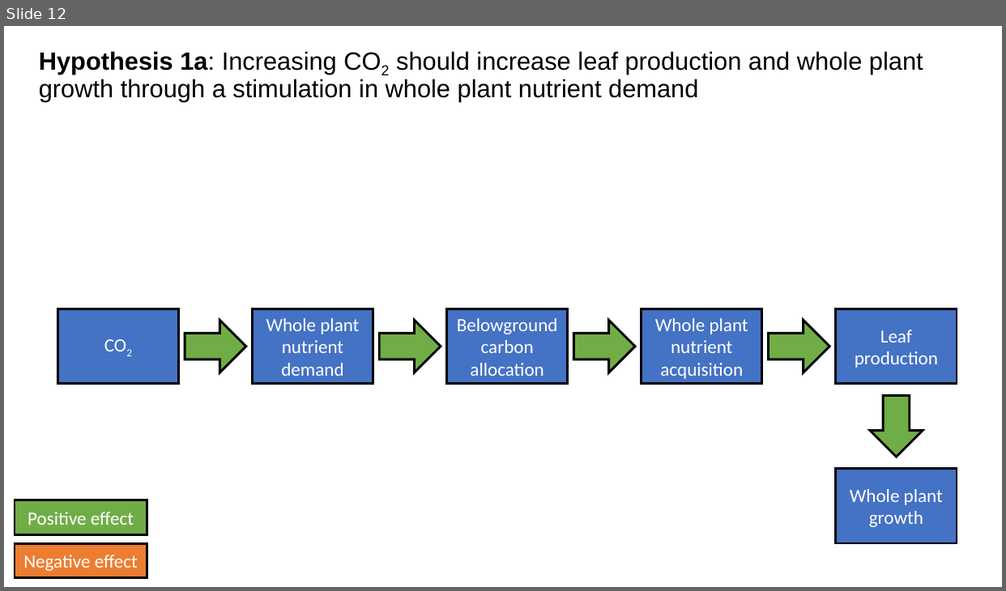
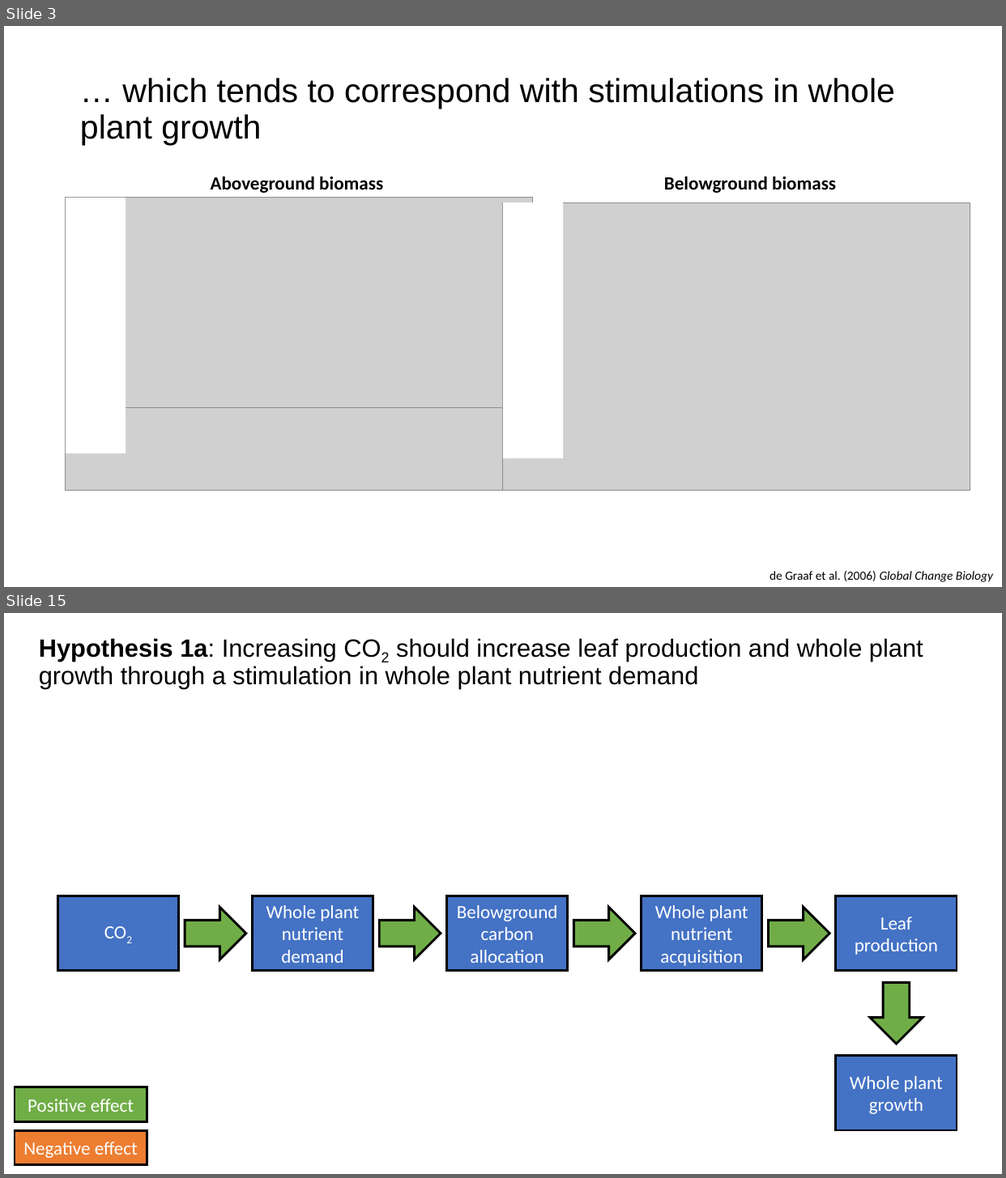
Before and after one commit to eaperkowski/conferences, a slide deck: lemontree_wg/Perkowski_2022_NxCO2.pptx. Shown one above the other, each under a label of ours: slide 12 before the commit, slides 3 and 15 after it; the slides between them are not shown. The pictures are 1006x591 and 1006x1178 pixels, drawn with LibreOffice and Linux fonts; fonts in the diff are those of the drawing; grey boxes stand for pictures. Boxes give left, top, right and bottom in pixels: in the first picture for what was removed or moved away, otherwise in the second. Text is boxed around its words. In the diff, an @@ line names an element or a change of style, - is before the commit and + after.

```diff
--- a/lemontree_wg/Perkowski_2022_NxCO2.pptx
+++ b/lemontree_wg/Perkowski_2022_NxCO2.pptx
@@ slide 3 added at [4,26,1002,587], background #FFFFFF @@
@@ title added at [80,78,895,145], 32 pt, text #000000 @@
+… which tends to correspond with stimulations in whole plant growth
@@ text added at [211,176,383,193], 18 pt, text #000000, bold @@
+Aboveground biomass
@@ text added at [664,176,836,193], 18 pt, text #000000, bold @@
+Belowground biomass
@@ picture added at [66,198,533,408] @@
@@ rectangle added at [66,198,126,454], fill #FFFFFF @@
@@ picture added at [503,203,970,491] @@
@@ rectangle added at [503,203,563,459], fill #FFFFFF @@
@@ picture added at [66,408,533,490] @@
@@ text added at [769,571,993,582], 12 pt, text #000000, italic @@
+de Graaf et al. (2006) Global Change Biology
@@ what was slide 12 is now slide 15 @@
```
Also in this commit, not shown: 21 slides changed, 5 other slides added, 1 slide removed, 2 other files.
